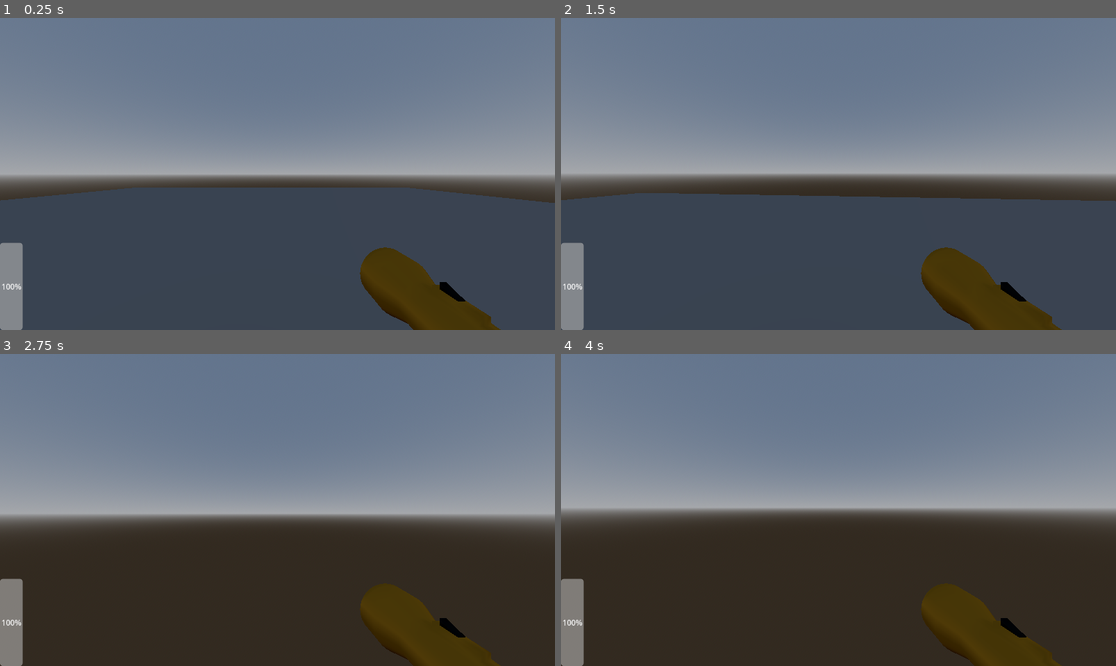
Above: before the commit, frames 1-4 (two rows, left to right).
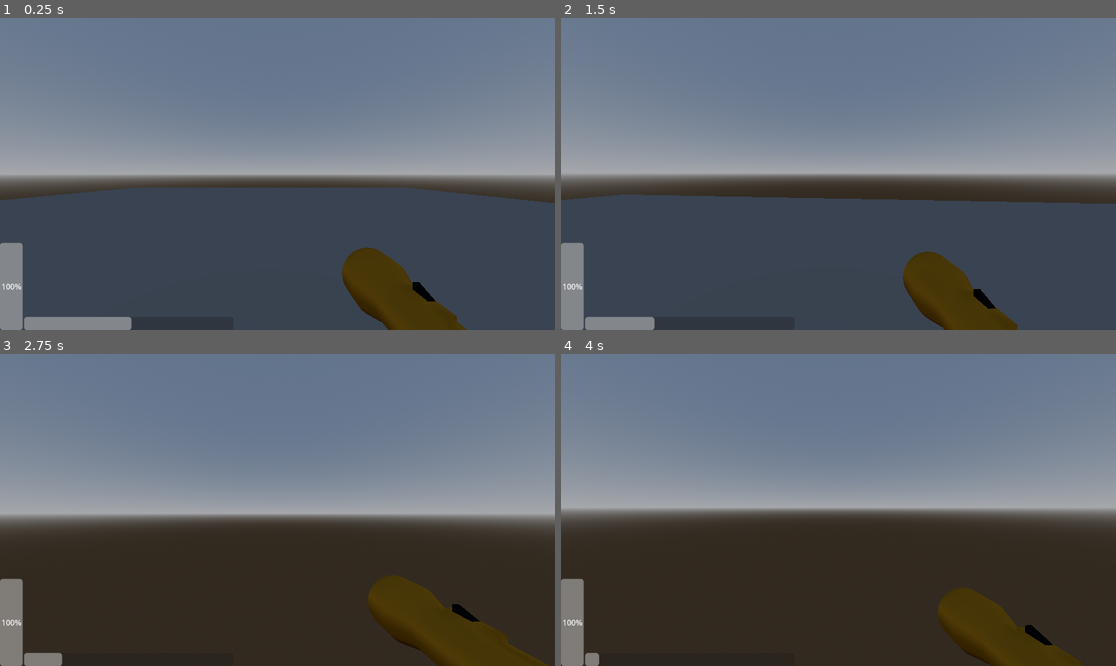
Above: after the commit, the same moments.

Repository: bradyholter/ONLYONE
Game: Godot game, scene res://levels/node_3d.tscn
The game is run twice, just before and just after one commit, with the same random seed, the same clock (stepped at 60 frames per second) and the same inputs.
Inputs (mouse positions are in pixels of both pictures, inside the frame that each line leads up to):
- Up to frame 1 (0.25 s): no input
- Up to frame 2 (1.5 s): tap Enter (ui_accept) at 0.5, 0.77 s; move the mouse to (866, 174) at 0.52 s; hold Shift (sprint, bound only after the commit) 0.53-1.28 s; hold W (ui_up) from 0.53 s (still down); move the mouse to (810, 174) at 1.27 s; tap Shift (sprint, bound only after the commit) at 1.35 s
- Up to frame 3 (2.75 s): keep holding W (ui_up); tap Enter (ui_accept) at 1.52 s; move the mouse to (288, 503) at 2.02 s; hold Shift (sprint, bound only after the commit) from 2.03 s (still down)
- Up to frame 4 (4 s): keep holding W (ui_up); move the mouse to (832, 516) at 2.77 s; release Shift (sprint, bound only after the commit) at 2.78 s; tap Shift (sprint, bound only after the commit) at 2.85 s; tap Enter (ui_accept) at 3.02, 3.5, 3.77 s; move the mouse to (877, 513) at 3.52 s; hold Shift (sprint, bound only after the commit) from 3.53 s (still down)

The runs differ from the first frame. In frame 1, 3.2% of the frame differs, in the area x 0-100%, y 54-100%; in frame 2, 3.9%, in the area x 1-100%, y 56-100%; in frame 3, 2.6%; in frame 4, 1.5%.

Commit message:
stamina QOL
stamina and other QOL features

Diff:
--- a/oneshot/characters/character_body_3d.gd
+++ b/oneshot/characters/character_body_3d.gd
@@ -1,9 +1,16 @@
 extends CharacterBody3D
 
 
-const SPEED = 5.0
+const SPEED = 3.0
 const JUMP_VELOCITY = 4.5
 
+@export_group("headbob")
+@export var headbob_frequency := 2.0
+@export var headbob_amplitude := 0.04
+var headbob_time := 0.0
+
+var footstep_can_play := true
+var footstep_landed
 
 func _physics_process(delta: float) -> void:
 	# Add the gravity.
@@ -22,16 +29,49 @@
 		velocity.x = direction.x * SPEED
 		velocity.z = direction.z * SPEED
 	else:
-		velocity.x = move_toward(velocity.x, 0, SPEED)
-		velocity.z = move_toward(velocity.z, 0, SPEED)
+		velocity.x = 0
+		velocity.z = 0
 
+	if Input.is_action_pressed("sprint") and $stamina.value > 0:
+		velocity.x = direction.x * (SPEED * 2)
+		velocity.z = direction.z * (SPEED * 2)
+		$stamina.value -= 4
+	else:
+		$stamina.value += .5
+	if Input.is_action_pressed("sprint") and $stamina.value == 0:
+		velocity.x = direction.x * SPEED
+		velocity.z = direction.z * SPEED
+	move_and_slide()
 
-	move_and_slide()
+	headbob_time += delta * velocity.length() * float(is_on_floor())
+	$Model/Camera3D.transform.origin = headbob(headbob_time)
+
+	if not footstep_landed and is_on_floor(): #landed footstep
+		%FootstepAudio3D.play()
+	elif footstep_landed and not is_on_floor():
+		%FootstepAudio3D
+	footstep_landed = is_on_floor()
+
+func headbob(headbob_time):
+	var headbob_position = Vector3.ZERO
+	headbob_position.y = sin(headbob_time * headbob_frequency) * headbob_amplitude
+	headbob_position.x = cos(headbob_time * headbob_frequency / 2) * headbob_amplitude
+
+	var footstep_threshold = -headbob_amplitude * 0.002
+	if headbob_position.y > footstep_threshold:
+		footstep_can_play = true
+	elif headbob_position.y < footstep_threshold and footstep_can_play:
+		footstep_can_play = false
+		%FootstepAudio3D.play()
+	return headbob_position
+
 var mouse_sensitivity = .002
-@onready var camera_3d = $Camera3D
+
+@onready var camera_3d = $Model/Camera3D
 func _input(event: InputEvent) -> void:
 	if event is InputEventMouseMotion:
 		rotate_y(-event.relative.x * mouse_sensitivity)
 		camera_3d.rotate_x(-event.relative.y * mouse_sensitivity)
+		camera_3d.rotation.x = clamp(camera_3d.rotation.x, deg_to_rad(-40), deg_to_rad(60))
 func _ready() -> void:
 	Input.mouse_mode = Input.MOUSE_MODE_CAPTURED
--- a/oneshot/characters/character_body_3d.tscn
+++ b/oneshot/characters/character_body_3d.tscn
@@ -10,11 +10,9 @@
 [sub_resource type="StandardMaterial3D" id="StandardMaterial3D_6la13"]
 albedo_color = Color(0.664348, 0.000361269, 0.67173, 1)
 
-[sub_resource type="BoxMesh" id="BoxMesh_lbw71"]
-
-[sub_resource type="StandardMaterial3D" id="StandardMaterial3D_hbt4h"]
-vertex_color_use_as_albedo = true
-albedo_color = Color(0, 0, 0, 1)
+[sub_resource type="AudioStreamRandomizer" id="AudioStreamRandomizer_411sa"]
+random_pitch = 1.2
+streams_count = 4
 
 [node name="CharacterBody3D" type="CharacterBody3D"]
 script = ExtResource("1_6la13")
@@ -24,17 +22,31 @@
 
 [node name="Model" type="Node3D" parent="."]
 
+[node name="Camera3D" type="Camera3D" parent="Model"]
+fov = 90.0
+
+[node name="Node3D" parent="Model" instance=ExtResource("2_lbw71")]
+transform = Transform3D(-0.389805, 0, -0.0123454, 0, 0.39, 0, 0.0123454, 0, -0.389805, -1.427, -2.405, 0.205)
+
 [node name="body" type="MeshInstance3D" parent="Model"]
 mesh = SubResource("CapsuleMesh_jy7qi")
 surface_material_override/0 = SubResource("StandardMaterial3D_6la13")
 
-[node name="visor" type="MeshInstance3D" parent="Model"]
-transform = Transform3D(0.53923, 0, 0, 0, 0.444022, 0, 0, 0, 0.645727, 0.0745584, 0.839814, -0.242214)
-mesh = SubResource("BoxMesh_lbw71")
-surface_material_override/0 = SubResource("StandardMaterial3D_hbt4h")
+[node name="stamina" type="ProgressBar" parent="."]
+anchors_preset = 13
+anchor_left = 0.5
+anchor_right = 0.5
+anchor_bottom = 1.0
+offset_left = -526.0
+offset_top = 621.0
+offset_right = -91.0
+grow_horizontal = 2
+grow_vertical = 2
+max_value = 1000.0
+value = 500.0
+show_percentage = false
 
-[node name="Camera3D" type="Camera3D" parent="."]
-fov = 90.0
-
-[node name="Node3D" parent="Camera3D" instance=ExtResource("2_lbw71")]
-transform = Transform3D(-0.389805, 0, -0.0123454, 0, 0.39, 0, 0.0123454, 0, -0.389805, -1.427, -2.405, 0.205)
+[node name="FootstepAudio3D" type="AudioStreamPlayer3D" parent="."]
+unique_name_in_owner = true
+transform = Transform3D(1, 0, 0, 0, 1, 0, 0, 0, 1, 0.165744, 0, 0.133703)
+stream = SubResource("AudioStreamRandomizer_411sa")
--- a/oneshot/flashlight.tscn
+++ b/oneshot/flashlight.tscn
@@ -1,7 +1,10 @@
-[gd_scene load_steps=3 format=3 uid="uid://bl6qqtob4a83v"]
+[gd_scene load_steps=4 format=3 uid="uid://bl6qqtob4a83v"]
 
 [ext_resource type="Script" uid="uid://bdmrnt2nhw0gu" path="res://flashlight.gd" id="1_h3kvc"]
 [ext_resource type="ArrayMesh" uid="uid://djl047amqj2ls" path="res://assets/thelight.obj" id="1_nnxok"]
+
+[sub_resource type="StandardMaterial3D" id="StandardMaterial3D_h3kvc"]
+albedo_color = Color(1, 1, 0, 1)
 
 [node name="Node3D" type="Node3D"]
 script = ExtResource("1_h3kvc")
@@ -9,6 +12,7 @@
 [node name="Thelight" type="MeshInstance3D" parent="."]
 transform = Transform3D(0.1, 0, 0, 0, -0.00165799, -0.0999863, 0, 0.0999863, -0.00165799, -4.09085, 5.6127, 0.535901)
 mesh = ExtResource("1_nnxok")
+surface_material_override/0 = SubResource("StandardMaterial3D_h3kvc")
 
 [node name="SpotLight3D" type="SpotLight3D" parent="."]
 transform = Transform3D(1, 0, 0, 0, -0.999657, -0.0261769, 0, 0.0261769, -0.999657, -4.30967, 5.59665, 1.09593)
--- a/oneshot/project.godot
+++ b/oneshot/project.godot
@@ -50,3 +50,8 @@
 "events": [Object(InputEventMouseButton,"resource_local_to_scene":false,"resource_name":"","device":-1,"window_id":0,"a …(253 unchanged characters)…
 ]
 }
+sprint={
+"deadzone": 0.2,
+"events": [Object(InputEventKey,"resource_local_to_scene":false,"resource_name":"","device":-1,"window_id":0,"alt_pressed":false,"shift_pressed":false,"ctrl_pressed":false,"meta_pressed":false,"pressed":false,"keycode":0,"physical_keycode":4194325,"key_label":0,"unicode":0,"location":0,"echo":false,"script":null)
+]
+}
Not shown: 1 places in oneshot/characters/character_body_3d.tscn that only renumber resources
